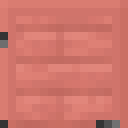
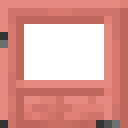
Layers edited between the first and the second w=128, h=128 image:
renamed "Pasted Layer" to "japanese_planks.png", painted on it over (0, 0, 128, 128)
